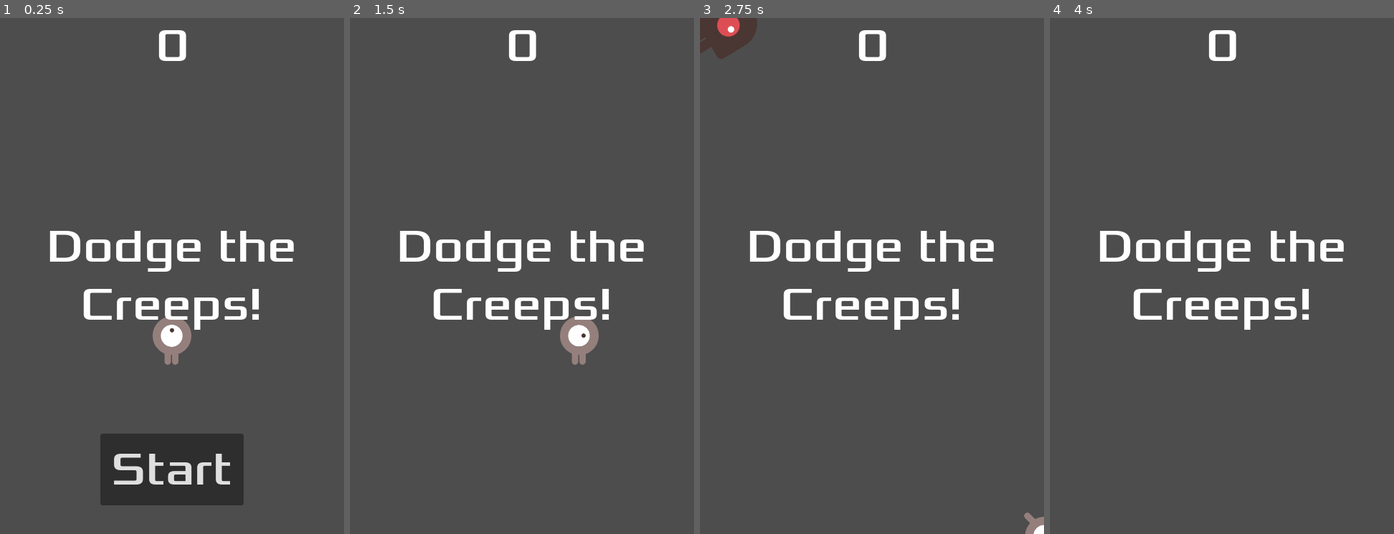
Above: before the commit, frames 1-4 (left to right).
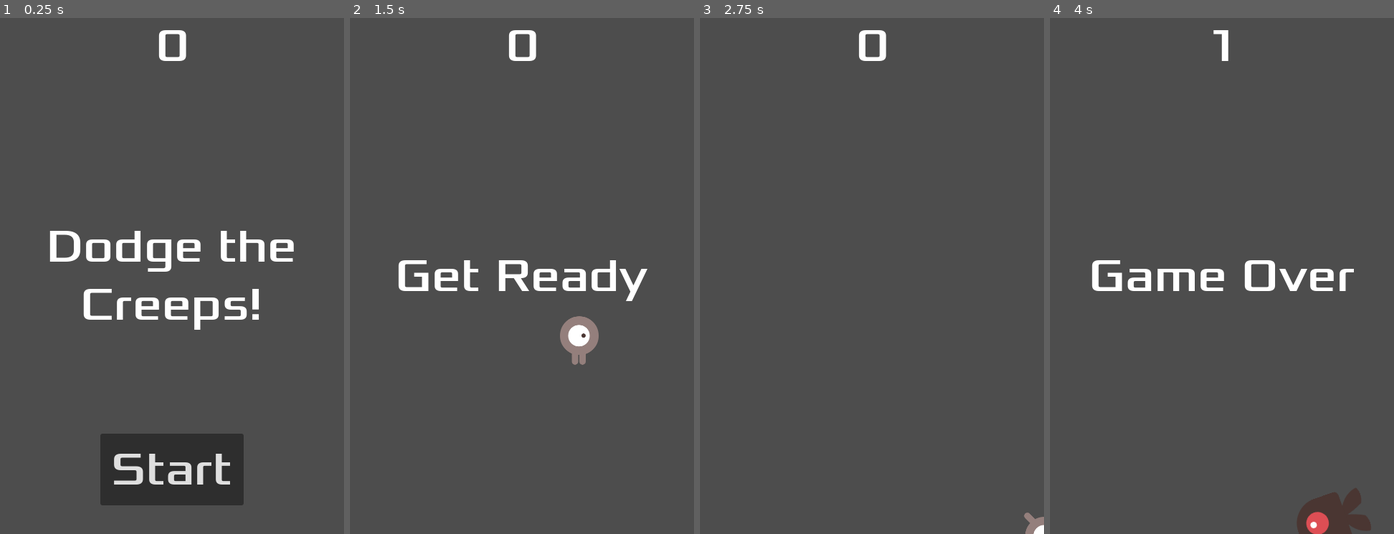
Above: after the commit, the same moments.

Repository: boriskzd/Dodge-The-Creeps
Game: Godot game, scene res://main.tscn
Same seed, same stepped clock (60 frames per second), same inputs: the game is played once before the commit and once after it.
Inputs:
- Up to frame 1 (0.25 s): no input
- Up to frame 2 (1.5 s): click "Start" at 0.5 s; tap Enter at 1.25 s; hold Right (move_right) from 1.28 s (still down)
- Up to frame 3 (2.75 s): release Right (move_right) at 2.03 s; hold Down (move_down) from 2.03 s (still down)
- Up to frame 4 (4 s): release Down (move_down) at 2.78 s; hold Right (move_right) 2.78-3.53 s; hold Up (move_up) from 3.53 s (still down)

The runs differ from the first frame. In frame 1, 0.7% of the frame differs, in the area x 44-56%, y 58-68%; in frame 2, 4.6%; in frame 3, 4.0%; in frame 4, 6.2%, in the area x 12-94%, y 2-100%.

Commit message:
make gameplay loop --> start game + game over

Diff:
--- a/HUD.gd
+++ b/HUD.gd
@@ -1,4 +1,6 @@
 extends CanvasLayer
+
+# Notifies 'Main' node that the button has been pressed
 signal start_game
 
 func show_message(text):
--- a/main.gd
+++ b/main.gd
@@ -4,7 +4,6 @@
 
 # Called when the node enters the scene tree for the first time.
 func _ready():
-	new_game()
 	pass
 
 # Called every frame. 'delta' is the elapsed time since the previous frame.
@@ -12,23 +11,24 @@
 	pass
 
 func game_over():
-	print('game over in main script')
 	$ScoreTimer.stop()
 	$MobTimer.stop()
+	$HUD.show_game_over()
 
 func new_game():
-	print('New Game')
 	score = 0
 	$Player.start($StartPosition.position)
 	$StartTimer.start()
+	$HUD.update_score(score)
+	$HUD.show_message('Get Ready')
 
 func _on_start_timer_timeout():
-	print('start timer timeout...')
 	$MobTimer.start()
 	$ScoreTimer.start()
 
 func _on_score_timer_timeout():
 	score += 1
+	$HUD.update_score(score)
 
 func _on_mob_timer_timeout():
 	# Create a new instance of the Mob scene.
@@ -54,3 +54,8 @@
 
 	# Spawn the mob by adding it to the Main scene.
 	add_child(mob)
+
+
+func _on_hud_start_game():
+	new_game()
+	pass # Replace with function body.
--- a/main.tscn
+++ b/main.tscn
@@ -40,3 +40,4 @@
 [connection signal="timeout" from="MobTimer" to="." method="_on_mob_timer_timeout"]
 [connection signal="timeout" from="ScoreTimer" to="." method="_on_score_timer_timeout"]
 [connection signal="timeout" from="StartTimer" to="." method="_on_start_timer_timeout"]
+[connection signal="start_game" from="HUD" to="." method="_on_hud_start_game"]
